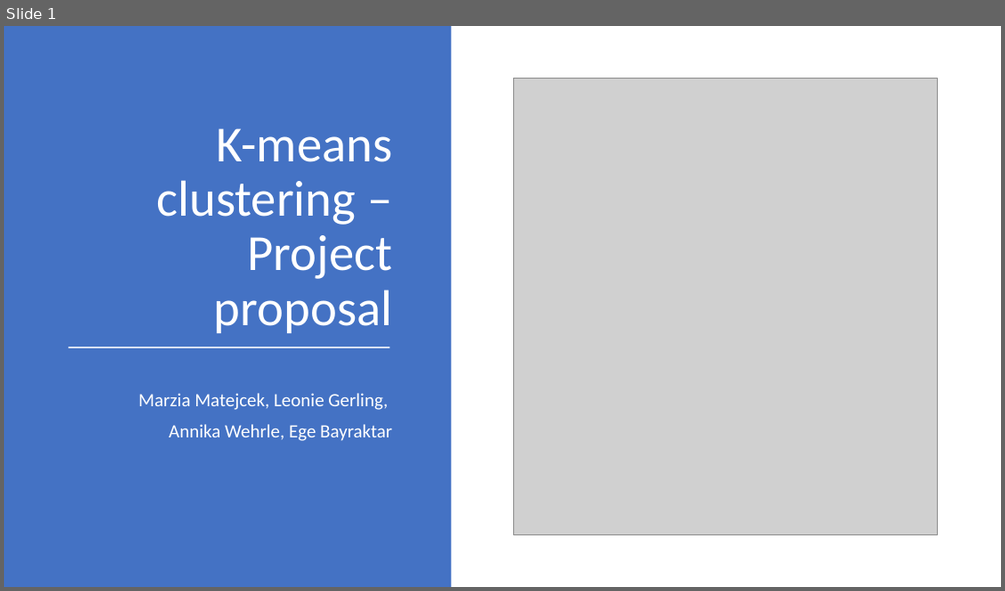
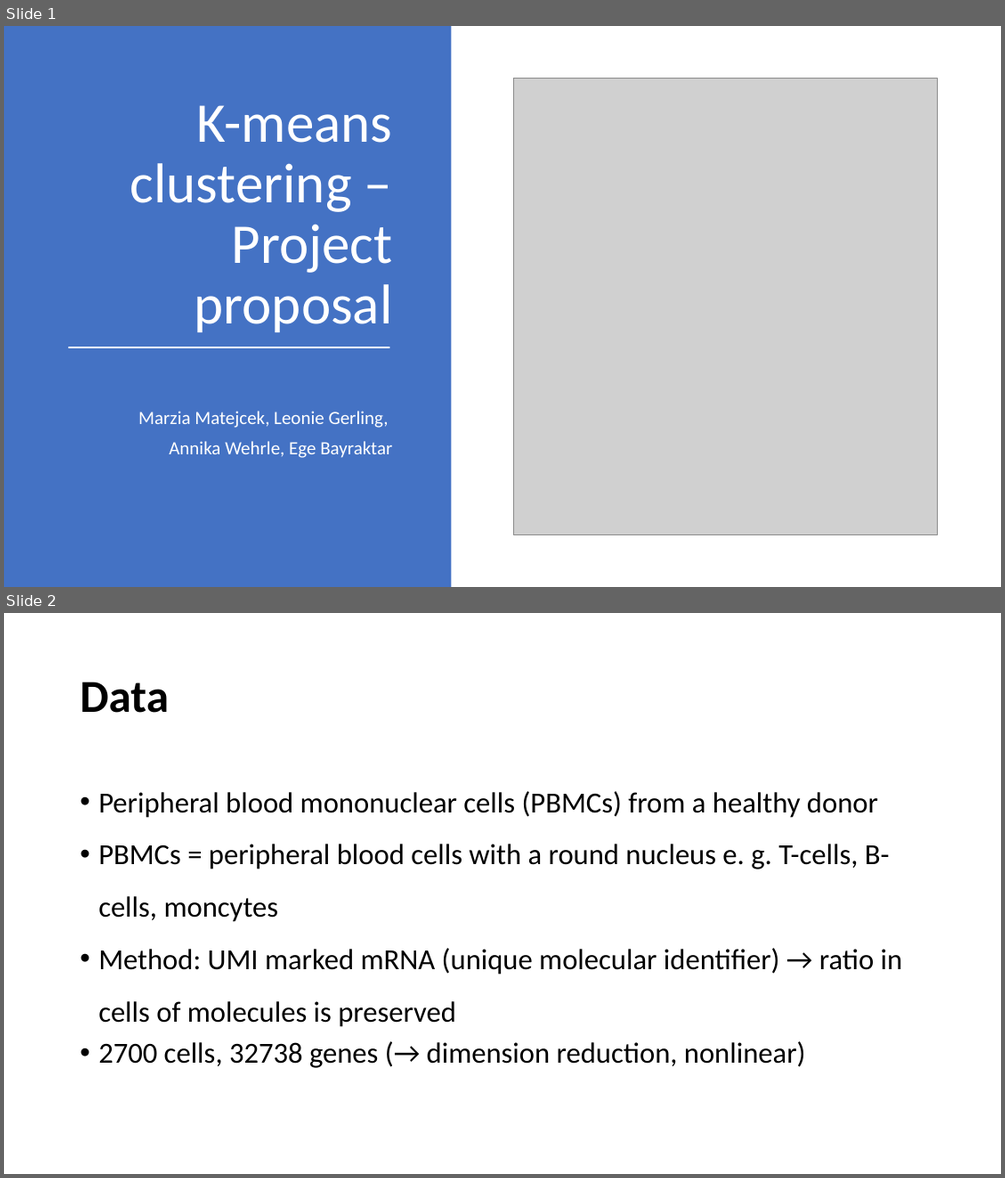
Before and after one commit to datascience-mobi/group-01-project-4-1, a slide deck: K-means clustering.pptx. Shown one above the other, each under a label of ours: slide 1 before the commit, slides 1 and 2 after it. The pictures are 1005x591 and 1005x1178 pixels, drawn with LibreOffice and Linux fonts; fonts in the diff are those of the drawing; grey boxes stand for pictures. Boxes give left, top, right and bottom in pixels: in the first picture for what was removed or moved away, otherwise in the second. Text is boxed around its words. In the diff, an @@ line names an element or a change of style, - is before the commit and + after.

```diff
--- a/K-means clustering.pptx
+++ b/K-means clustering.pptx
@@ slide 2 added at bbox=[4, 613, 1001, 1174], background #FFFFFF @@
@@ text added at bbox=[80, 682, 169, 713], 44 pt, text #000000, bold @@
+Data
@@ text added at bbox=[98, 791, 903, 1068], 28 pt, text #000000 @@
+• Peripheral blood mononuclear cells (PBMCs) from a healthy donor
+• PBMCs = peripheral blood cells with a round nucleus e. g. T-cells, B-cells, moncytes
+• Method: UMI marked mRNA (unique molecular identifier) → ratio in cells of molecules is preserved
+• 2700 cells, 32738 genes (→ dimension reduction, nonlinear)
@@ slide 1 changed as well @@
@@ text "K-means clustering – Project proposal" at bbox=[130, 105, 393, 332]: size 48.6 to 54 pt @@
@@ text "Marzia Matejcek, Leonie Gerling,": place and size @@
-text "Marzia Matejcek, Leonie Gerling," at bbox=[138, 393, 392, 441]
+text "Marzia Matejcek, Leonie Gerling," at bbox=[138, 410, 392, 458]
```
Also in this commit, not shown: 5 other slides changed, 1 other slide added, 1 slide removed.
